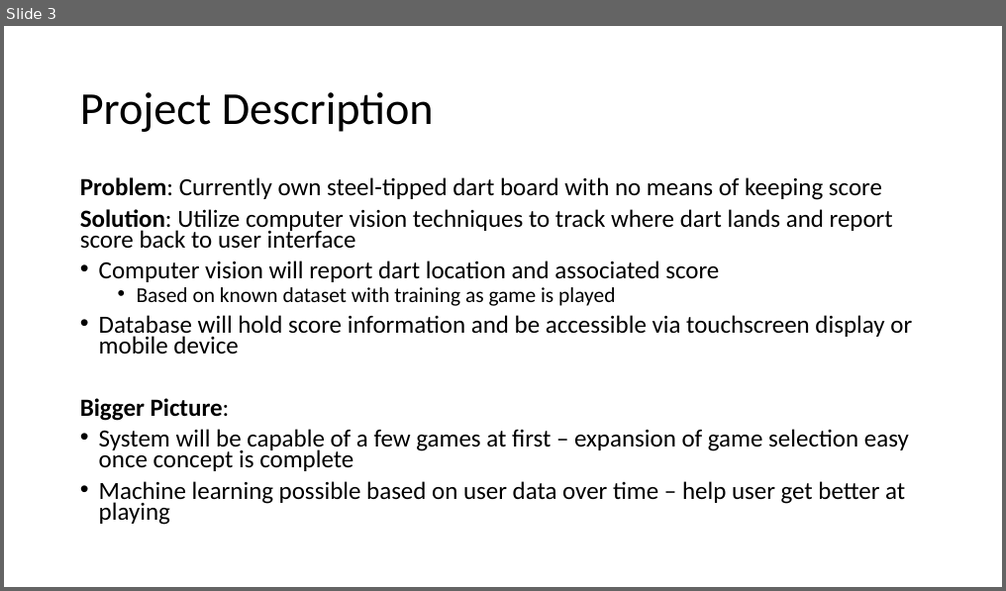
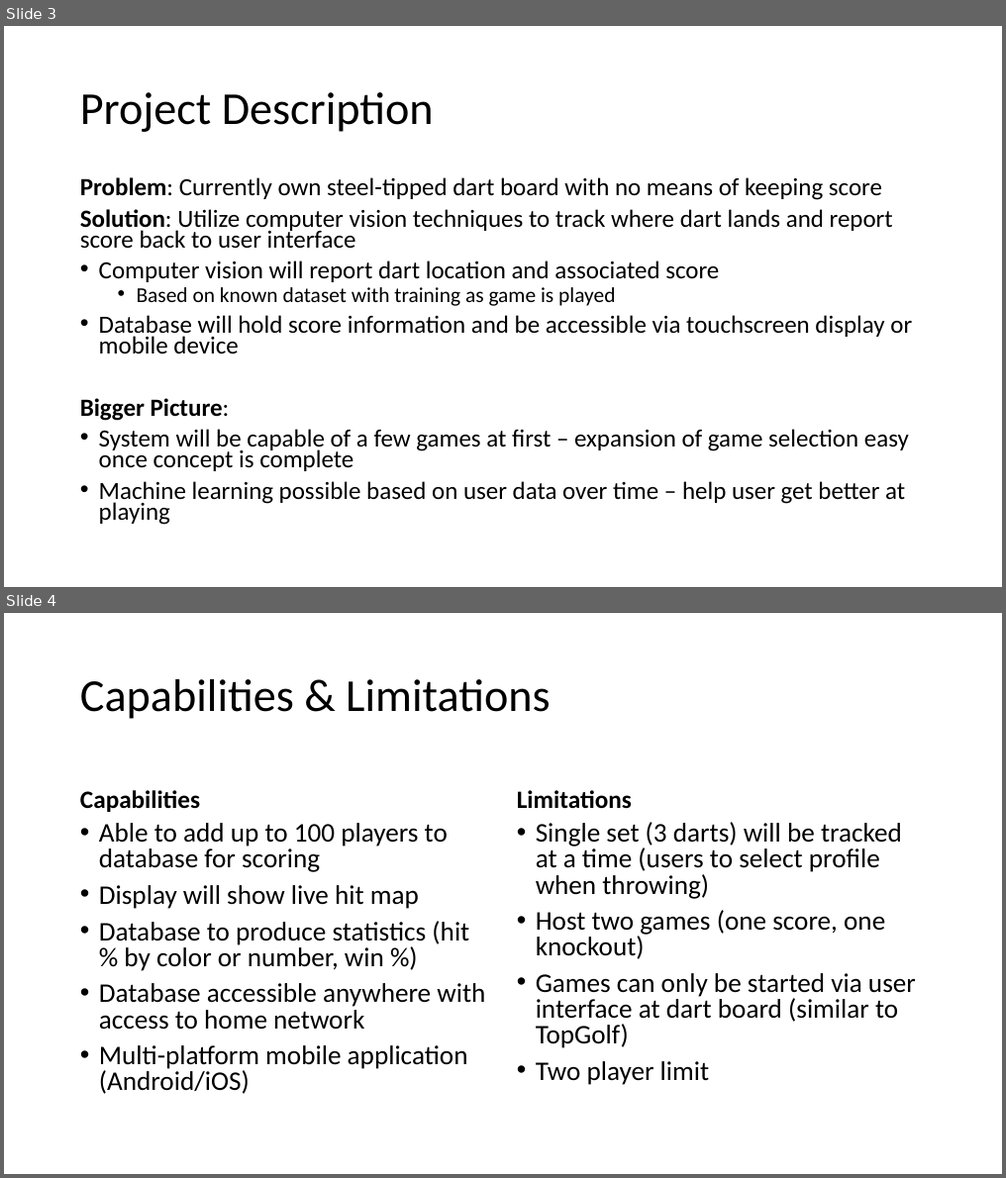
Before and after one commit to kparlak/dart-scoring-system, a slide deck: documentation/Dart_Scoring_System_PDR.pptx. Shown one above the other, each under a label of ours: slide 3 before the commit, slides 3 and 4 after it. The pictures are 1006x591 and 1006x1178 pixels, drawn with LibreOffice and Linux fonts; fonts in the diff are those of the drawing. Boxes give left, top, right and bottom in pixels: in the first picture for what was removed or moved away, otherwise in the second. Text is boxed around its words. In the diff, an @@ line names an element or a change of style, - is before the commit and + after.

```diff
--- a/documentation/Dart_Scoring_System_PDR.pptx
+++ b/documentation/Dart_Scoring_System_PDR.pptx
@@ slide 4 added at (4, 613, 1002, 1174), background #FFFFFF @@
@@ title added at (80, 679, 549, 719), 44 pt, text #000000 @@
+Capabilities & Limitations
@@ text added at (80, 790, 200, 812), 24 pt, text #000000, bold @@
+Capabilities
@@ text added at (517, 790, 632, 809), 24 pt, text #000000, bold @@
+Limitations
@@ text added at (99, 823, 485, 1094), 25.9 pt, text #000000 @@
+• Able to add up to 100 players to database for scoring
+• Display will show live hit map
+• Database to produce statistics (hit % by color or number, win %)
+• Database accessible anywhere with access to home network
+• Multi-platform mobile application (Android/iOS)
@@ text added at (536, 822, 916, 1085), 25.9 pt, text #000000 @@
+• Single set (3 darts) will be tracked at a time (users to select profile when throwing)
+• Host two games (one score, one knockout)
+• Games can only be started via user interface at dart board (similar to TopGolf)
+• Two player limit
```
Also in this commit, not shown: 1 slide changed.
